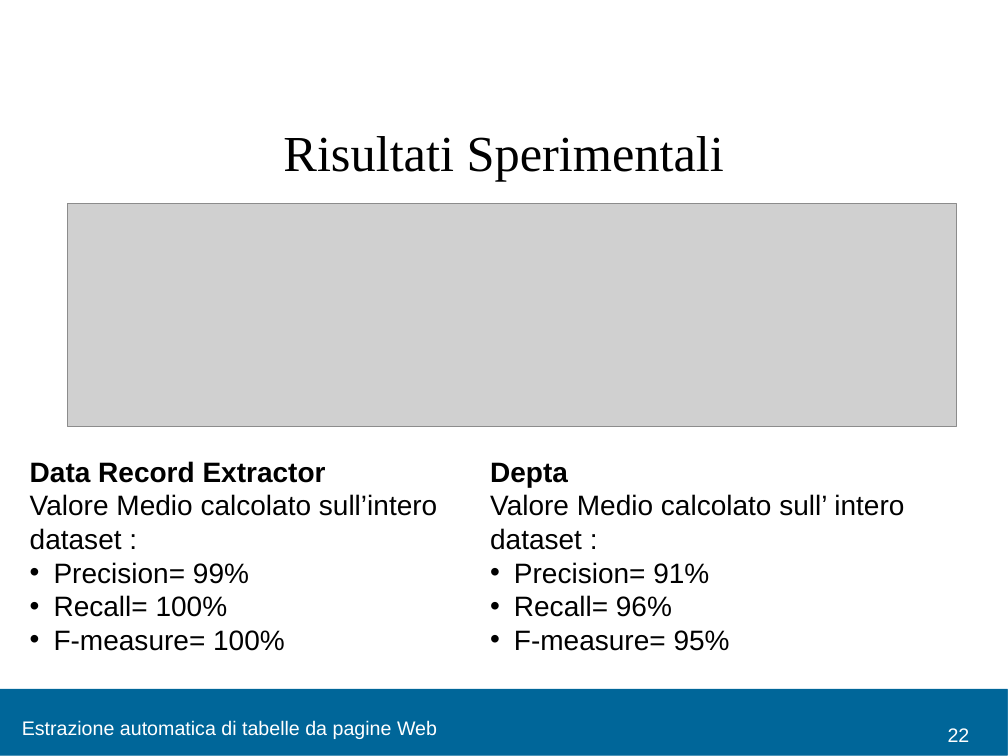
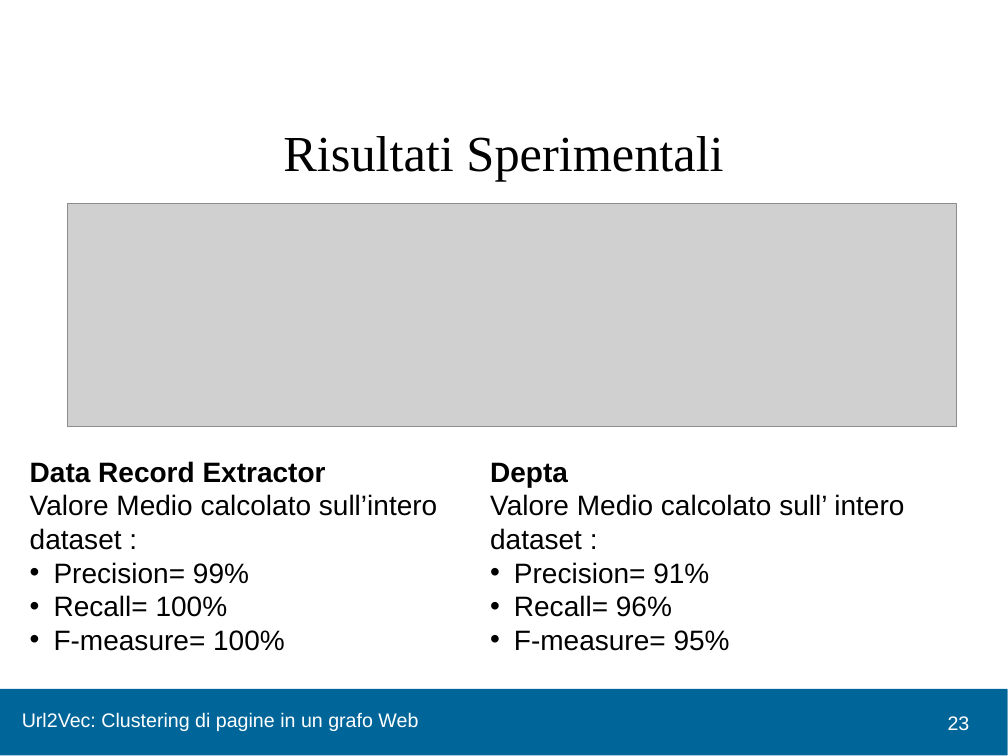
Before and after one commit to chrisPiemonte/Bachelors-Thesis, a slide deck: slide 23 of Slide/Presentaz.pptx (slide 22 before the commit). Drawn at 1008x756 pixels with LibreOffice and Linux fonts; fonts in the diff are those of the drawing; grey boxes stand for pictures; background and template pictures are left out. Boxes give left, top, right and bottom in pixels: in the first picture for what was removed or moved away, otherwise in the second. Text is boxed around its words. In the diff, an @@ line names an element or a change of style, - is before the commit and + after.

```diff
--- a/Slide/Presentaz.pptx
+++ b/Slide/Presentaz.pptx
@@ text at (22,712,418,731): text changed @@
-Estrazione automatica di tabelle da pagine Web
+Url2Vec: Clustering di pagine in un grafo Web
@@ page number added at (948,716,970,731), 14 pt, text #FFFFFF @@
+23
@@ page number removed at (948,728,970,742) @@
-22
```
Also in this commit, not shown: 16 other slides changed, 6 slides added, 5 slides removed.
